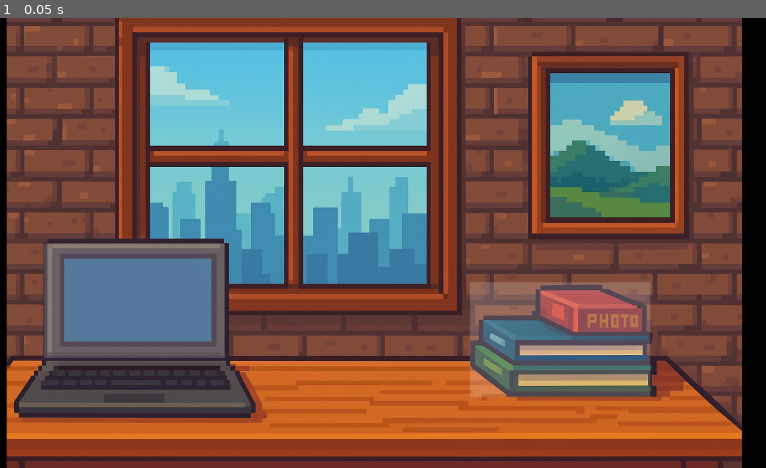
Above: before the commit, frame 1.
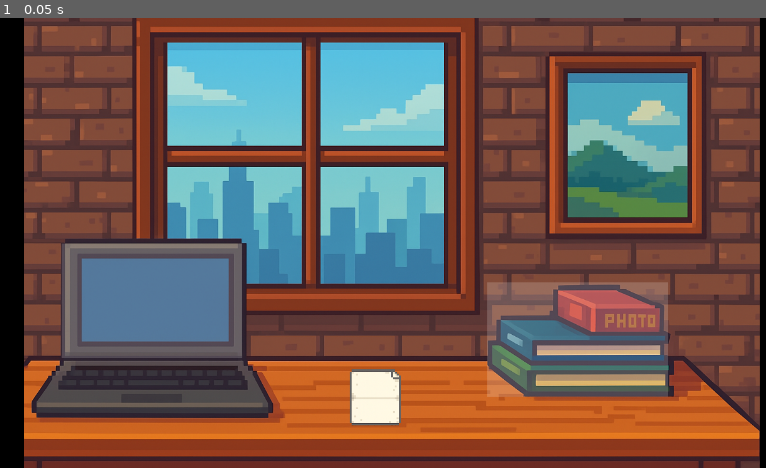
Above: after the commit, the same moment.

Repository: PauGasull/LettersOfABrokenDoll
Game: Godot game, scene res://Scenes/main.tscn
Two runs of this game, one before a commit and one after it. Both use one fixed random seed, a clock stepped at 60 frames per second and the inputs below.
Inputs:
- Up to frame 1 (0.05 s): no input

The runs differ from the first frame. In frame 1, 31% of the frame differs, in the area x 0-100%, y 0-100%.

Commit message:
Icona Carta

Diff:
--- a/Scenes/main.tscn
+++ b/Scenes/main.tscn
@@ -1,10 +1,12 @@
-[gd_scene load_steps=4 format=3 uid="uid://plpdvtg1le8q"]
+[gd_scene load_steps=5 format=3 uid="uid://plpdvtg1le8q"]
 
 [ext_resource type="Texture2D" uid="uid://bma2w44748swj" path="res://Sprites/Background.png" id="1_jjgbg"]
 [ext_resource type="Script" uid="uid://cvi1mb8hatnn8" path="res://Scripts/clickable.gd" id="3_8gbba"]
+[ext_resource type="Texture2D" uid="uid://nmg8i16y1bms" path="res://Sprites/Letter.png" id="3_jjvhh"]
 [ext_resource type="Script" uid="uid://w2g6glccsgau" path="res://Scripts/game_manager.gd" id="4_jjvhh"]
 
 [node name="Node" type="Node2D"]
+metadata/_edit_horizontal_guides_ = [397.0]
 
 [node name="CanvasLayer" type="CanvasLayer" parent="."]
 follow_viewport_enabled = true
@@ -13,7 +15,8 @@
 anchors_preset = 15
 anchor_right = 1.0
 anchor_bottom = 1.0
-offset_right = 1286.0
+offset_left = 28.0
+offset_right = 1314.0
 offset_bottom = 706.0
 grow_horizontal = 2
 grow_vertical = 2
@@ -39,6 +42,15 @@
 color = Color(1, 1, 1, 0.176471)
 script = ExtResource("3_8gbba")
 
+[node name="ColorRect" type="TextureRect" parent="CanvasLayer/TextureRect"]
+layout_mode = 0
+offset_left = 1118.0
+offset_top = 1060.0
+offset_right = 3440.0
+offset_bottom = 3382.0
+scale = Vector2(0.1, 0.1)
+texture = ExtResource("3_jjvhh")
+
 [node name="Camera2D" type="Camera2D" parent="."]
 position = Vector2(700, 400)
 
Binary file added: Sprites/Letter.png
Not shown, added: Sprites/Letter.png.import
